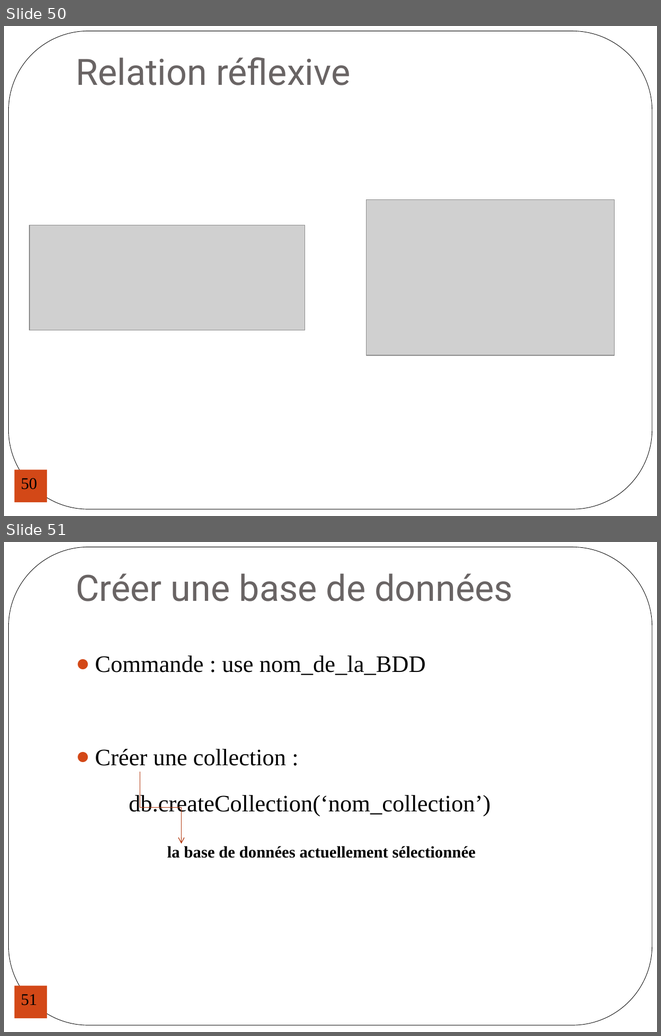
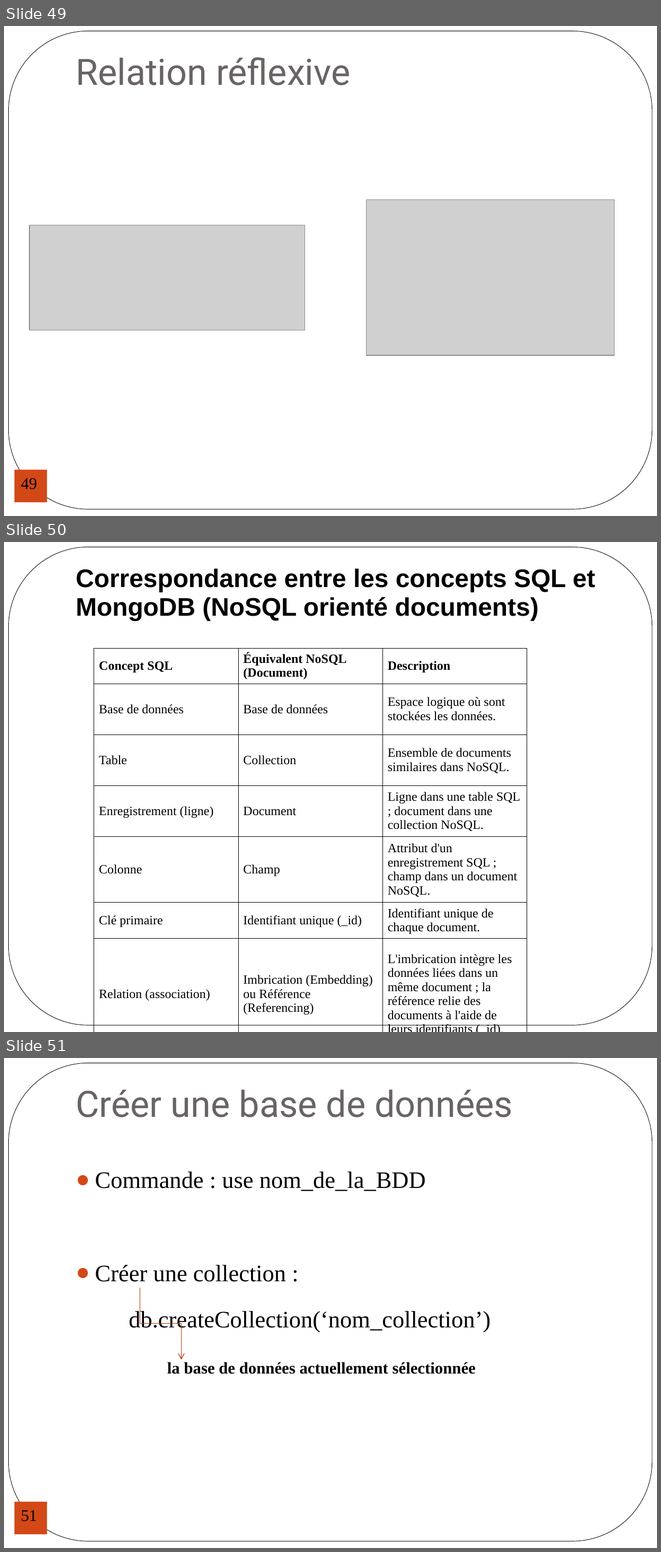
Before and after one commit to karim-azeggouar/portfoliofs202, a slide deck: public/docs/mngdb.ppt. Shown one above the other, each under a label of ours: slides 50 and 51 before the commit, slides 49, 50 and 51 after it. The pictures are 661x1036 and 661x1552 pixels, drawn with LibreOffice and Linux fonts; fonts in the diff are those of the drawing; grey boxes stand for pictures. Boxes give left, top, right and bottom in pixels: in the first picture for what was removed or moved away, otherwise in the second. Text is boxed around its words. In the diff, an @@ line names an element or a change of style, - is before the commit and + after.

Commit message:
cours mongodb

```diff
--- a/public/docs/mngdb.ppt
+++ b/public/docs/mngdb.ppt
@@ slide 50 added at [4,542,657,1032], background #FFFFFF; not listed: 1 template element that a slide beside it also shows @@
@@ title added at [76,568,595,620], 28 pt, text #000000, bold @@
+Correspondance entre les concepts SQL et MongoDB (NoSQL orienté documents)
@@ table added at [94,648,527,1022], 7 rows, 3 columns @@
+Concept SQL | Équivalent NoSQL (Document) | Description
+Base de données | Base de données | Espace logique où sont stockées les données.
+Table | Collection | Ensemble de documents similaires dans NoSQL.
+Enregistrement (ligne) | Document | Ligne dans une table SQL ; document dans une collection NoSQL.
+Colonne | Champ | Attribut d'un enregistrement SQL ; champ dans un document NoSQL.
+Clé primaire | Identifiant unique (_id) | Identifiant unique de chaque document.
+Relation (association) | Imbrication (Embedding) ou Référence (Referencing) | L'imbrication intègre les données liées dans un même document ; la référence relie des documents à l'aide de leurs identifiants (_id).
@@ what was slide 50 is now slide 49 @@
@@ page number at [21,478,37,489]: text changed @@
-50
+49
```
Also in this commit, not shown: 3 slides changed, 1 other slide added, 2 slides removed, 2 other files.
